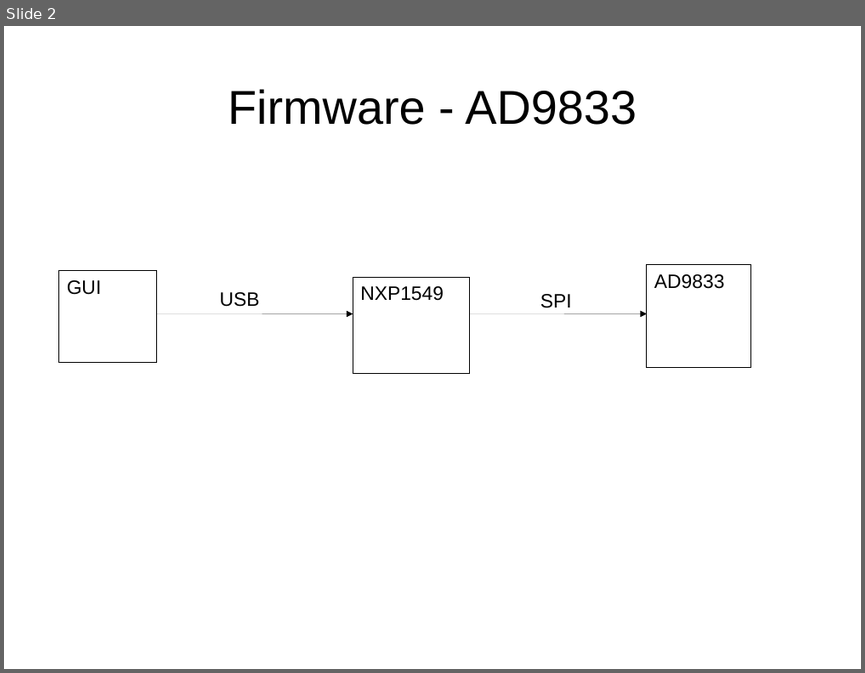
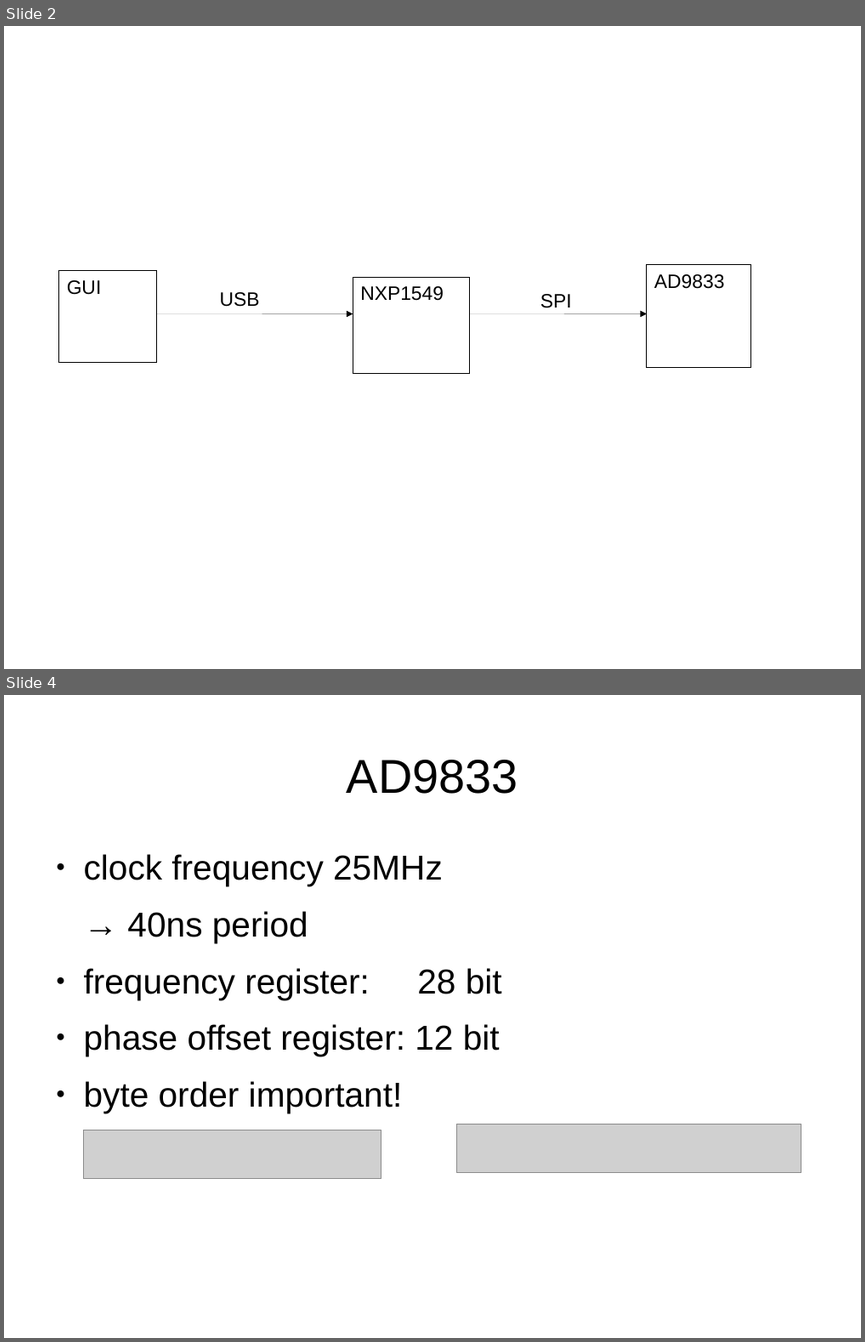
Before and after one commit to SeDi343/bel5_dms_project, a slide deck: firmware.odp. Shown one above the other, each under a label of ours: slide 2 before the commit, slides 2 and 4 after it; the slides between them are not shown. The pictures are 865x673 and 865x1342 pixels, drawn with LibreOffice and Linux fonts; fonts in the diff are those of the drawing; grey boxes stand for pictures. Boxes give left, top, right and bottom in pixels: in the first picture for what was removed or moved away, otherwise in the second. Text is boxed around its words. In the diff, an @@ line names an element or a change of style, - is before the commit and + after.

```diff
--- a/firmware.odp
+++ b/firmware.odp
@@ slide 4 added at (x1=4, y1=695, x2=861, y2=1338), background #FFFFFF @@
@@ title added at (x1=347, y1=760, x2=518, y2=794), 44 pt, text #000000 @@
+AD9833
@@ text added at (x1=84, y1=854, x2=502, y2=1113), 32 pt, text #000000 @@
+● clock frequency 25MHz
+→ 40ns period
+● frequency register: 28 bit
+● phase offset register: 12 bit
+● byte order important!
@@ picture added at (x1=457, y1=1123, x2=801, y2=1173) @@
@@ picture added at (x1=83, y1=1129, x2=381, y2=1179) @@
@@ slide 2 changed as well @@
@@ title removed at (x1=228, y1=89, x2=636, y2=125) @@
-Firmware - AD9833
```
Also in this commit, not shown: 3 other slides added, 1 slide removed.
